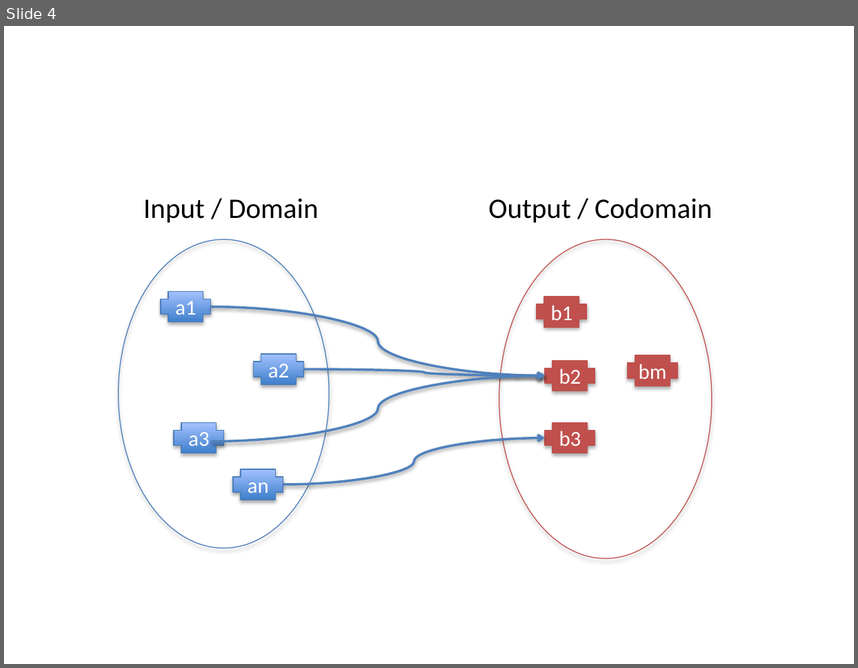
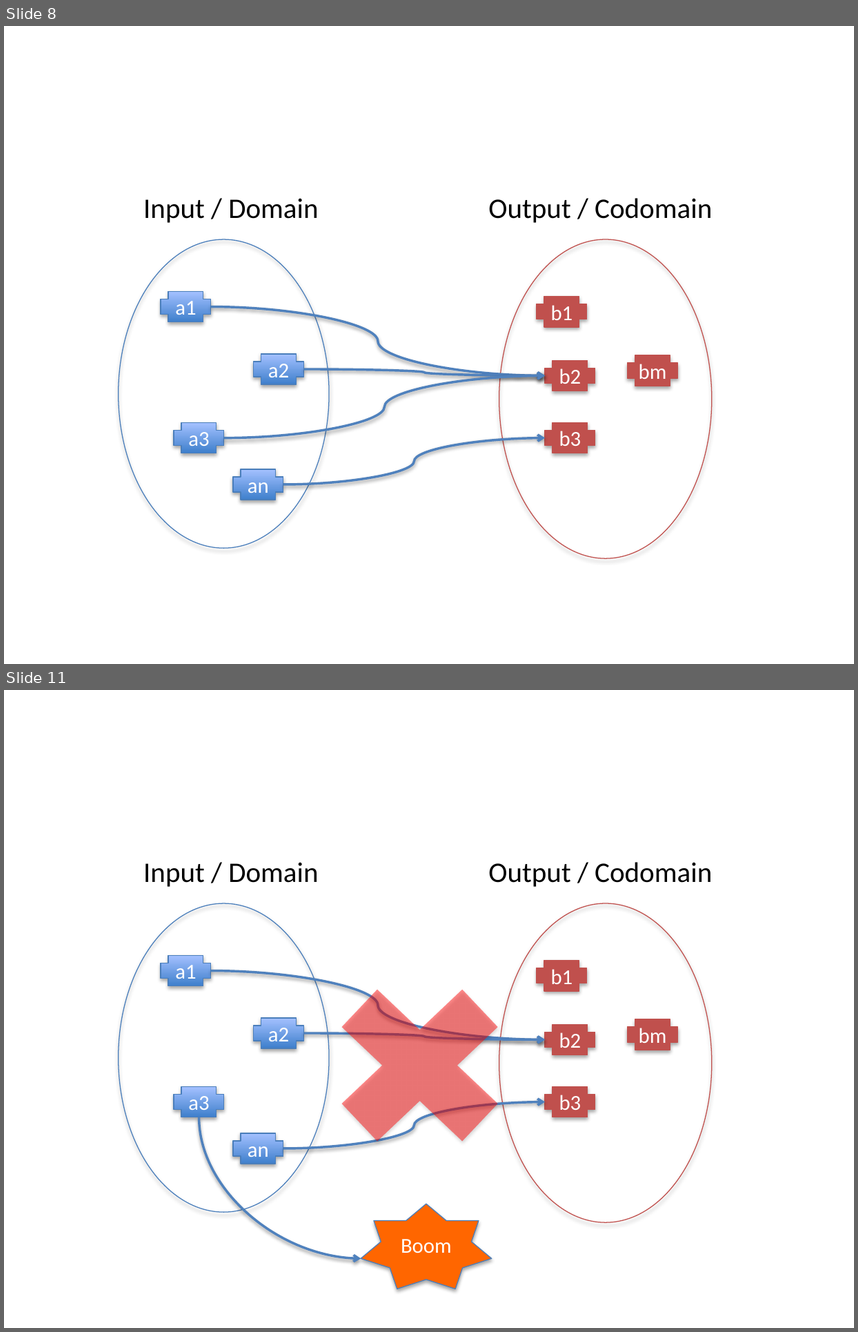
Before and after one commit to fp-tower/foundations, a slide deck: Diagrams.pptx. Shown one above the other, each under a label of ours: slide 4 before the commit, slides 8 and 11 after it; the slides between them are not shown. The pictures are 858x668 and 858x1332 pixels, drawn with LibreOffice and Linux fonts; fonts in the diff are those of the drawing. Boxes give left, top, right and bottom in pixels: in the first picture for what was removed or moved away, otherwise in the second. Text is boxed around its words. In the diff, an @@ line names an element or a change of style, - is before the commit and + after.

```diff
--- a/Diagrams.pptx
+++ b/Diagrams.pptx
@@ slide 11 added at [4,690,854,1328], background #FFFFFF @@
@@ text added at [143,862,318,887], 24 pt, text #000000 @@
+Input / Domain
@@ text added at [488,862,712,887], 24 pt, text #000000 @@
+Output / Codomain
@@ ellipse added at [118,903,329,1212], outline #4B7EBC 0.75 pt @@
@@ ellipse added at [499,903,712,1222], outline #C0504D 0.75 pt @@
@@ plus added at [161,955,210,986], fill gradient #3F80CE to #A4C4FF, outline #4B7EBC 0.75 pt, 18 pt, text #FFFFFF @@
+a1
@@ cross added at [304,955,536,1174], fill #FF0000 at 46% opacity @@
@@ curved arrow added from (210, 971) to (545, 1039), #4F81BD 2 pt @@
@@ plus added at [537,960,587,991], fill #C0504D, outline #C0504D 0.75 pt, 18 pt, text #FFFFFF @@
+b1
@@ plus added at [254,1018,304,1049], fill gradient #3F80CE to #A4C4FF, outline #4B7EBC 0.75 pt, 18 pt, text #FFFFFF @@
+a2
@@ plus added at [628,1019,678,1049], fill #C0504D, outline #C0504D 0.75 pt, 18 pt, text #FFFFFF @@
+bm
@@ curved arrow added from (304, 1032) to (545, 1039), #4F81BD 2 pt @@
@@ plus added at [545,1024,595,1055], fill #C0504D, outline #C0504D 0.75 pt, 18 pt, text #FFFFFF @@
+b2
@@ plus added at [174,1086,224,1116], fill gradient #3F80CE to #A4C4FF, outline #4B7EBC 0.75 pt, 18 pt, text #FFFFFF @@
+a3
@@ curved arrow added from (283, 1148) to (545, 1101), #4F81BD 2 pt @@
@@ plus added at [545,1086,595,1116], fill #C0504D, outline #C0504D 0.75 pt, 18 pt, text #FFFFFF @@
+b3
@@ curved arrow added from (199, 1116) to (361, 1258), #4F81BD 2 pt @@
@@ plus added at [234,1133,283,1163], fill gradient #3F80CE to #A4C4FF, outline #4B7EBC 0.75 pt, 18 pt, text #FFFFFF @@
+an
@@ star added at [361,1203,492,1288], fill #FF6600, outline #4B7EBC 0.75 pt, 18 pt, text #FFFFFF @@
+Boom
@@ what was slide 4 is now slide 8 @@
@@ slide 8 changed as well @@
@@ curved arrow moved from (210, 441) - (545, 375) to (224, 437) - (545, 375) @@
```
Also in this commit, not shown: 3 other slides changed, 8 other slides added, 13 other files.
